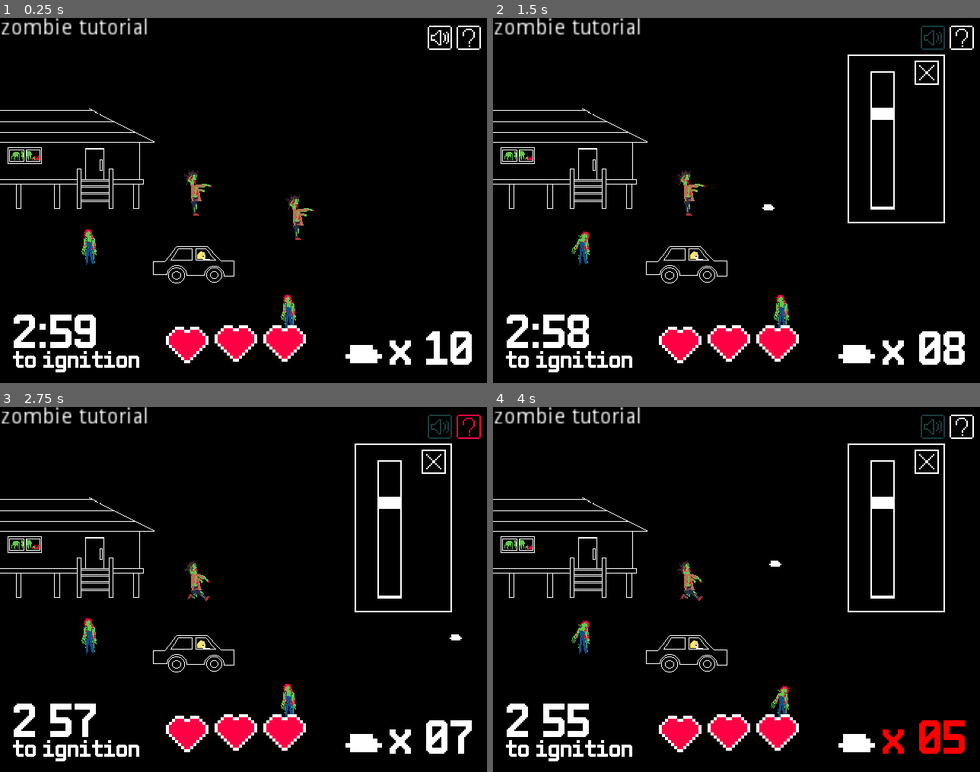
Above: before the commit, frames 1-4 (two rows, left to right).
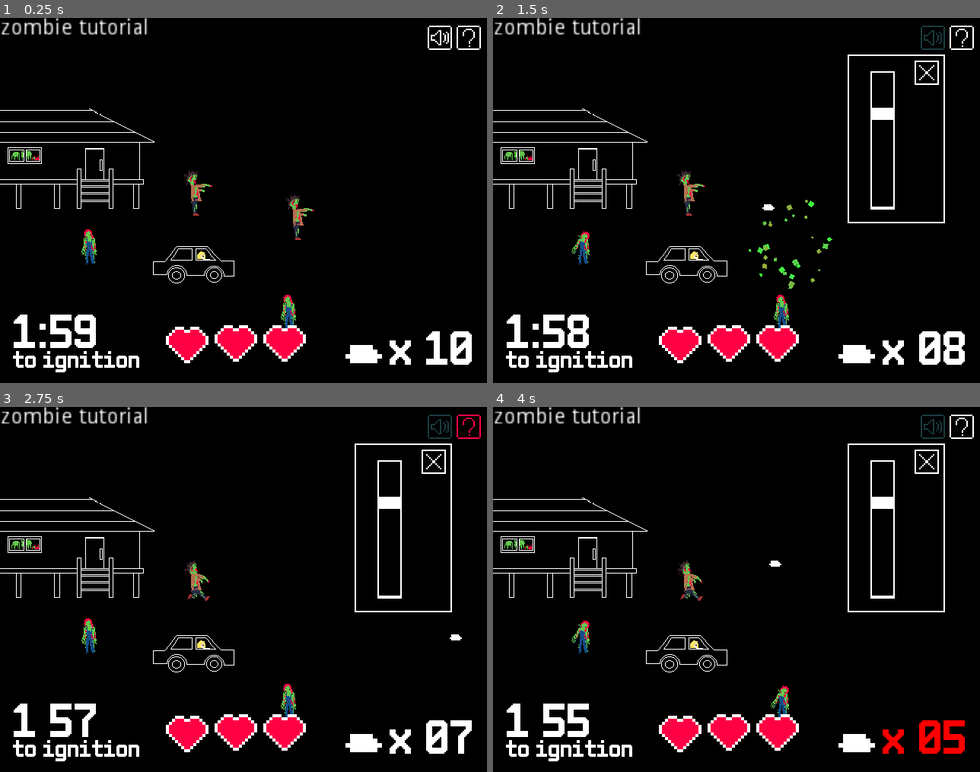
Above: after the commit, the same moments.

Repository: sanitygames/gameoff2022
Game: Godot game, scene res://game/Game.tscn
Two runs of this game, one before a commit and one after it. Both use one fixed random seed, a clock stepped at 60 frames per second and the inputs below.
Inputs (mouse positions are in pixels of both pictures, inside the frame that each line leads up to):
- Up to frame 1 (0.25 s): no input
- Up to frame 2 (1.5 s): tap Enter at 0.5 s; move the mouse to (843, 182) at 0.52 s; click (843, 182) at 0.67 s; click (931, 36) at 1.25 s
- Up to frame 3 (2.75 s): click (467, 425) at 2 s
- Up to frame 4 (4 s): move the mouse to (639, 607) at 2.77 s; click (639, 607) at 2.92 s; move the mouse to (785, 509) at 3.52 s; click (785, 509) at 3.67 s

The runs differ from the first frame. In frame 1, 0.1% of the frame differs, in the area x 2-8%, y 81-89%; in frame 2, 0.4%, in the area x 2-70%, y 49-89%; in frame 3, 0.1%; in frame 4, 0.1%.

Commit message:
1127start

Diff:
--- /dev/null
+++ b/game/Car.gd
@@ -0,0 +1,4 @@
+extends Sprite
+
+func _ready():
+	Global.player_position = position
--- a/game/Game.gd
+++ b/game/Game.gd
@@ -5,15 +5,27 @@
 export (Array) var wave_node_pathes
 
 var zombies = 4
-
-var is_pray_tutorial_finished = false
 var pray_tutorial_progress = 0
+var level = "normal"
 var tutorial_words = [
 	"MOVE",
 	"PLEASE",
 	"MOVE",
 	"MOVE",
 	"PLEASE",
+]
+
+var normal_level_words = [
+	"MOVE",
+	"MOVE",
+	"MOVE",
+	"MOVE",
+	"PLEASE",
+	"PLEASE",
+	"PLEASE",
+	"HURRYUP",
+	"OHMYGOD",
+	"HELPME",
 ]
 
 func _input(event):
@@ -26,17 +38,35 @@
 			$Fukidasi.check_and_next(event.as_text())
 
 func _ready():
+	# ゾンビを倒すチュートリアル
 	$ZombieTutorialDebug.visible = true
 	$Timer.start()
 	yield(self, "zombie_tutorial_finished")
 	$ZombieTutorialDebug.visible = false
+
+	# タイピングのチュートリアル兼ゲームレベル判定
 	$PrayTutorialDebug.visible = true
 	$Fukidasi.visible = true
+	$Timer.wait_time = 999
 	while pray_tutorial_progress < tutorial_words.size():
 		$Fukidasi.set_text(tutorial_words[pray_tutorial_progress])
 		yield($Fukidasi, "finished")
 		pray_tutorial_progress += 1
+		if pray_tutorial_progress == 2:
+			$Timer.start()
+			yield(get_tree(), "idle_frame")
 	$PrayTutorialDebug.visible = false
+	var rest_time = $Timer.time_left
+	Global.game_level = rest_time
+	$Timer.stop()
+
+	# ノーマルレベル
+	while level == "normal":
+		$Fukidasi.set_text(normal_level_words[randi() % normal_level_words.size()])
+		yield($Fukidasi, "finished")
+
+
+
 
 
 func destroy_tutorial_zombie():
--- a/game/Game.tscn
+++ b/game/Game.tscn
@@ -111,6 +111,8 @@
 [ext_resource path="res://game/WeaponUI.gd" type="Script" id=109]
 [ext_resource path="res://resource/png/fukidasi.png" type="Texture" id=110]
 [ext_resource path="res://game/Fukidasi.gd" type="Script" id=111]
+[ext_resource path="res://game/ZombieSpawner.gd" type="Script" id=112]
+[ext_resource path="res://game/Car.gd" type="Script" id=113]
 
 [sub_resource type="SpriteFrames" id=1]
 animations = [ {
@@ -135,6 +137,16 @@
 "name": "default",
 "speed": 5.0
 } ]
+
+[sub_resource type="Curve2D" id=4]
+_data = {
+"points": PoolVector2Array( 0, 0, 0, 0, 199, 269, 0, 0, 0, 0, 303, 269 )
+}
+
+[sub_resource type="Curve2D" id=5]
+_data = {
+"points": PoolVector2Array( 0, 0, 0, 0, -30, 140, 0, 0, 0, 0, -29, 227 )
+}
 
 [node name="Game" type="Node2D"]
 script = ExtResource( 108 )
@@ -203,12 +215,11 @@
 offset = Vector2( 14, 0 )
 
 [node name="Car" type="Sprite" parent="."]
-position = Vector2( 127, 162 )
+position = Vector2( 133, 156 )
 scale = Vector2( 0.5, 0.5 )
 texture = ExtResource( 96 )
-__meta__ = {
-"_edit_lock_": true
-}
+offset = Vector2( -12, 12 )
+script = ExtResource( 113 )
 
 [node name="Player" type="AnimatedSprite" parent="."]
 position = Vector2( 80, 119 )
@@ -227,6 +238,20 @@
 gravity = 500.0
 speed = 300.0
 
+[node name="ZombieSpawner" type="Node2D" parent="."]
+script = ExtResource( 112 )
+zombie_prefab = ExtResource( 1 )
+
+[node name="Path2D" type="Path2D" parent="ZombieSpawner"]
+curve = SubResource( 4 )
+
+[node name="Path2D2" type="Path2D" parent="ZombieSpawner"]
+curve = SubResource( 5 )
+
+[node name="Timer" type="Timer" parent="ZombieSpawner"]
+wait_time = 5.0
+autostart = true
+
 [node name="GameUILayer" type="CanvasLayer" parent="."]
 
 [node name="IgnitionTimer" parent="GameUILayer" instance=ExtResource( 95 )]
@@ -234,6 +259,7 @@
 "_edit_lock_": true
 }
 is_active = true
+timer = 120.0
 
 [node name="LifeUI" type="Node2D" parent="GameUILayer"]
 position = Vector2( 8, -9 )
@@ -273,15 +299,19 @@
 
 [node name="Zombie" parent="." instance=ExtResource( 1 )]
 position = Vector2( 128, 115 )
+is_active = false
 
 [node name="Zombie4" parent="." instance=ExtResource( 1 )]
 position = Vector2( 59, 151 )
+is_active = false
 
 [node name="Zombie5" parent="." instance=ExtResource( 1 )]
 position = Vector2( 190, 194 )
+is_active = false
 
 [node name="Zombie6" parent="." instance=ExtResource( 1 )]
 position = Vector2( 195, 131 )
+is_active = false
 
 [node name="Timer" type="Timer" parent="."]
 wait_time = 10.0
@@ -293,10 +323,18 @@
 
 [node name="PrayTutorialDebug" type="Label" parent="."]
 visible = false
-margin_right = 40.0
+margin_right = 77.0
 margin_bottom = 14.0
 text = "pray tutorial"
 
+[node name="NormalLevelDebug" type="Label" parent="."]
+visible = false
+margin_right = 77.0
+margin_bottom = 14.0
+text = "normal level"
+
+[connection signal="finished" from="Fukidasi" to="GameUILayer/WeaponUI" method="_on_Fukidasi_finished"]
+[connection signal="timeout" from="ZombieSpawner/Timer" to="ZombieSpawner" method="_on_Timer_timeout"]
 [connection signal="destroy" from="Zombie" to="." method="destroy_tutorial_zombie"]
 [connection signal="destroy" from="Zombie4" to="." method="destroy_tutorial_zombie"]
 [connection signal="destroy" from="Zombie5" to="." method="destroy_tutorial_zombie"]
--- a/game/WeaponUI.gd
+++ b/game/WeaponUI.gd
@@ -13,8 +13,8 @@
 		_update()
 		return true
 
-func add_weapon():
-	count = min(30, count + 1)
+func add_weapon(value):
+	count = min(30, count + value)
 	_update()
 
 func _update():
@@ -25,3 +25,7 @@
 func _on_Button2_pressed():
 	var res = get_weapon()
 	print(res)
+
+
+func _on_Fukidasi_finished():
+	add_weapon(Global.game_level + 1)
--- /dev/null
+++ b/game/ZombieSpawner.gd
@@ -0,0 +1,28 @@
+extends Node2D
+
+export (PackedScene) var zombie_prefab
+
+var curve
+
+
+func _ready():
+	curve = get_node("Path2D").curve
+
+
+func spawn():
+	var points = curve.get_baked_points()
+	var z = zombie_prefab.instance()
+	z.position = points[randi()%points.size()]
+	owner.add_child(z)
+	# print(curve.get_baked_points()[randi() % curve.get_baked_points().size()])
+	# timer += delta
+	# var max_points = curve.get_baked_points().size()
+	# # 3.0秒で終端に移動するようにする
+	# var rate = timer / 3.0
+	# if rate < 1.0:
+	# 	var idx = (max_points * rate)
+	# 	icon.position = curve.get_baked_points()[idx]
+
+
+func _on_Timer_timeout():
+	spawn()
--- a/global/Global.gd
+++ b/global/Global.gd
@@ -2,6 +2,21 @@
 
 export (PackedScene) var zombie_particle_prefab
 
+var game_level = 0 setget set_game_level
+
+var player_position = Vector2.ZERO
+
 func get_zombie_particle():
 	var p = zombie_particle_prefab.instance()
 	return p
+
+func set_game_level(value):
+	print(value)
+	if value > 995:
+		game_level = 2
+	elif value > 990:
+		game_level = 1
+	else:
+		game_level = 0
+
+	print(game_level)
--- a/ignition_timer/IgnitionTimer.tscn
+++ b/ignition_timer/IgnitionTimer.tscn
@@ -13,7 +13,7 @@
 margin_right = 64.0
 margin_bottom = 32.0
 custom_fonts/font = ExtResource( 2 )
-text = "5:00"
+text = "2:00"
 
 [node name="ToIgnition" type="Label" parent="."]
 margin_top = 26.0
--- a/zombie/Zombie.gd
+++ b/zombie/Zombie.gd
@@ -1,4 +1,6 @@
 extends Node2D
+
+export (bool) var is_active = true
 
 signal destroy
 
@@ -21,6 +23,11 @@
 
 	$FrameTimer.wait_time = randf()
 
+func _physics_process(_delta):
+	if is_active:
+		var velocity = (Global.player_position - position).normalized()
+		position += velocity * 0.1
+
 func _on_Timer_timeout():
 	frame += 1
 	sprite.frame = frame % sprite.frames.get_frame_count("default")
@@ -29,7 +36,9 @@
 
 func _on_WeaponCollision_body_entered(_body:Node):
 	var p = Global.get_zombie_particle()
+	p.emitting = true
 	p.position = position
-	owner.add_child(p)
+	get_parent().add_child(p)
+	_body.queue_free()
 	emit_signal("destroy")
 	queue_free()
Not shown: 1 places in game/Game.tscn that only renumber resources
